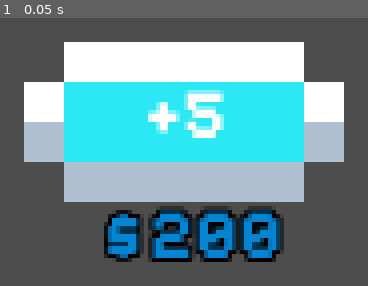
Above: before the commit, frame 1.
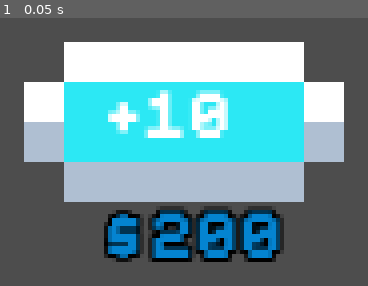
Above: after the commit, the same moment.

Repository: CAPIBARAGAMES/PushTheButton
Game: Godot game, scene res://scenas/upgrade_2.tscn
The game is run twice, just before and just after one commit, with the same random seed, the same clock (stepped at 60 frames per second) and the same inputs. This scene is started directly instead of the project's main scene.
Inputs:
- Up to frame 1 (0.05 s): no input

The runs differ from the first frame. In frame 1, 2.9% of the frame differs, in the area x 29-62%, y 26-45%.

Commit message:
Proyecto finalizado
Ya realizando el balance correcto de las variables el juego puede ser terminado en un minut, es bastante corto, pero funciona bien.

Diff:
--- a/scenas/main.tscn
+++ b/scenas/main.tscn
@@ -9,6 +9,7 @@
 [ext_resource type="Texture2D" uid="uid://bt2cfmnqgib55" path="res://assets/Card.png" id="6_ff2nf"]
 [ext_resource type="Texture2D" uid="uid://d2ois4scda6ss" path="res://assets/Slime-Sheet.png" id="7_rxt35"]
 [ext_resource type="AudioStream" uid="uid://c6ulltgpkiniw" path="res://audio/07_human_atk_sword_2.wav" id="9_a6hdd"]
+[ext_resource type="AudioStream" uid="uid://3cdnn6sfakj" path="res://audio/13 7 battle LOOP.mp3" id="10_fs1u6"]
 
 [sub_resource type="AtlasTexture" id="AtlasTexture_f4fxv"]
 atlas = ExtResource("7_rxt35")
@@ -141,4 +142,9 @@
 stream = ExtResource("9_a6hdd")
 volume_db = -10.0
 
+[node name="music_bg" type="AudioStreamPlayer" parent="."]
+stream = ExtResource("10_fs1u6")
+volume_db = -25.0
+autoplay = true
+
 [connection signal="pressed" from="HBoxContainer/PushButton" to="." method="_on_push_button_pressed"]
--- a/scenas/upgrade_1.tscn
+++ b/scenas/upgrade_1.tscn
@@ -47,6 +47,6 @@
 theme_override_colors/font_outline_color = Color(0, 0, 0, 1)
 theme_override_constants/shadow_offset_x = 0
 theme_override_constants/outline_size = 5
-text = "$50"
+text = "$10"
 
 [connection signal="pressed" from="." to="." method="_on_pressed"]
--- a/scenas/upgrade_2.tscn
+++ b/scenas/upgrade_2.tscn
@@ -19,16 +19,16 @@
 anchors_preset = 15
 anchor_right = 1.0
 anchor_bottom = 1.0
-offset_left = 2.8
-offset_top = 0.799997
-offset_right = 15.8
+offset_left = 2.0
+offset_top = 0.8
+offset_right = 26.0
 offset_bottom = 13.8
 grow_horizontal = 2
 grow_vertical = 2
 scale = Vector2(0.1, 0.1)
 size_flags_horizontal = 4
 theme = ExtResource("4_ywkpq")
-text = "+5"
+text = "+10"
 
 [node name="LabelUpgrade2" type="Label" parent="."]
 anchors_preset = 15
--- a/scenas/upgrade_3.tscn
+++ b/scenas/upgrade_3.tscn
@@ -19,24 +19,24 @@
 anchors_preset = 15
 anchor_right = 1.0
 anchor_bottom = 1.0
-offset_left = 2.4
-offset_top = 1.2
-offset_right = 26.4
-offset_bottom = 14.2
+offset_left = 2.0
+offset_top = 0.8
+offset_right = 38.0
+offset_bottom = 13.8
 grow_horizontal = 2
 grow_vertical = 2
 scale = Vector2(0.1, 0.1)
 size_flags_horizontal = 4
 theme = ExtResource("4_3mdmm")
-text = "+25"
+text = "+100"
 
 [node name="LabelUpgrade2" type="Label" parent="."]
 anchors_preset = 15
 anchor_right = 1.0
 anchor_bottom = 1.0
-offset_left = 2.0
+offset_left = 1.2
 offset_top = 4.0
-offset_right = 39.0
+offset_right = 50.2
 offset_bottom = 17.0
 grow_horizontal = 2
 grow_vertical = 2
@@ -46,6 +46,6 @@
 theme_override_colors/font_color = Color(0.0156863, 0.517647, 0.819608, 1)
 theme_override_colors/font_outline_color = Color(0, 0, 0, 1)
 theme_override_constants/outline_size = 4
-text = "$800"
+text = "$1500"
 
 [connection signal="pressed" from="." to="." method="_on_pressed"]
--- a/scenas/upgrade_4.tscn
+++ b/scenas/upgrade_4.tscn
@@ -28,7 +28,7 @@
 scale = Vector2(0.1, 0.1)
 size_flags_horizontal = 4
 theme = ExtResource("4_r4s4l")
-text = "+125"
+text = "+500"
 
 [node name="LabelUpgrade2" type="Label" parent="."]
 anchors_preset = 15
@@ -46,6 +46,6 @@
 theme_override_colors/font_color = Color(0.0156863, 0.517647, 0.819608, 1)
 theme_override_colors/font_outline_color = Color(0, 0, 0, 1)
 theme_override_constants/outline_size = 4
-text = "$3200"
+text = "$5000"
 
 [connection signal="pressed" from="." to="." method="_on_pressed"]
--- a/scenas/upgrade_5.tscn
+++ b/scenas/upgrade_5.tscn
@@ -19,16 +19,16 @@
 anchors_preset = 15
 anchor_right = 1.0
 anchor_bottom = 1.0
-offset_left = 1.6
-offset_top = 0.7
-offset_right = 37.6
-offset_bottom = 13.7
+offset_left = 1.2
+offset_top = 1.2
+offset_right = 48.2
+offset_bottom = 14.2
 grow_horizontal = 2
 grow_vertical = 2
 scale = Vector2(0.1, 0.1)
 size_flags_horizontal = 4
 theme = ExtResource("4_w5yuh")
-text = "+625"
+text = "+2000"
 
 [node name="LabelUpgrade2" type="Label" parent="."]
 anchors_preset = 15
@@ -46,6 +46,6 @@
 theme_override_colors/font_color = Color(0.0156863, 0.517647, 0.819608, 1)
 theme_override_colors/font_outline_color = Color(0, 0, 0, 1)
 theme_override_constants/outline_size = 4
-text = "$12800"
+text = "$20000"
 
 [connection signal="pressed" from="." to="." method="_on_pressed"]
--- a/scenas/upgrade_6.tscn
+++ b/scenas/upgrade_6.tscn
@@ -28,7 +28,7 @@
 scale = Vector2(0.1, 0.1)
 size_flags_horizontal = 4
 theme = ExtResource("4_1t26t")
-text = "+3125"
+text = "+5000"
 
 [node name="LabelUpgrade2" type="Label" parent="."]
 anchors_preset = 15
@@ -46,6 +46,6 @@
 theme_override_colors/font_color = Color(0.0156863, 0.517647, 0.819608, 1)
 theme_override_colors/font_outline_color = Color(0, 0, 0, 1)
 theme_override_constants/outline_size = 4
-text = "$51200"
+text = "$50000"
 
 [connection signal="pressed" from="." to="." method="_on_pressed"]
--- a/scripts/GLOBAL.gd
+++ b/scripts/GLOBAL.gd
@@ -3,26 +3,26 @@
 	pass
 
 #Control
-var score: int = 51198;
+var score: int = 0;
 var val_for_click = 1;
 var max_score = 100
 
 
 #Mejoras
 const UPGRADE_1: int = 1;
-const UPGRADE_2: int = 5;
-const UPGRADE_3: int = 25;
-const UPGRADE_4: int = 125;
-const UPGRADE_5: int = 625;
-const UPGRADE_6: int = 3125;
+const UPGRADE_2: int = 10;
+const UPGRADE_3: int = 100;
+const UPGRADE_4: int = 500;
+const UPGRADE_5: int = 2000;
+const UPGRADE_6: int = 5000;
 
 #costo de mejoras
-var cost_upgrade_1: int = 50;
+var cost_upgrade_1: int = 10;
 var cost_upgrade_2: int = 200;
-var cost_upgrade_3: int = 800;
-var cost_upgrade_4: int = 3200;
-var cost_upgrade_5: int = 12800;
-var cost_upgrade_6: int = 51200;
+var cost_upgrade_3: int = 1500;
+var cost_upgrade_4: int = 5000;
+var cost_upgrade_5: int = 20000;
+var cost_upgrade_6: int = 50000;
 
 #control de upgrades
 var actualizacionupgrade = false
@@ -33,7 +33,6 @@
 func score_min():
 	if score <= 0:
 		score = 0
-
 
 
 
--- a/scripts/main.gd
+++ b/scripts/main.gd
@@ -21,6 +21,8 @@
 #Aumenta el escore y llama funcion para actualizar
 func _on_push_button_pressed():
 	Global.score += Global.val_for_click
+	if Global.score >= 1000001:
+		Global.score = 1000000
 	$slime.play("damage")
 	$espada.play()
 	if new_button1 == false:
@@ -36,16 +38,18 @@
 	if new_button6 == false:
 		new_up_button6()
 	score_update()
-
 #Actualiza la label de score
 func score_update():
 	%score.text = "SLIME:" + str(Global.score)
+	if Global.score == 1000000:
+		%score.text = "Thanks
+		for playing!"
 
 
 
 #Aparece un nuevo bonton de mejora
 func new_up_button1():
-	if Global.score >= 50:
+	if Global.score >= 10:
 		var spawn_buton_1 = up_1.instantiate()
 		add_child(spawn_buton_1)
 		print("nuevo boton")
@@ -62,7 +66,7 @@
 		Global.get_main_score()
 
 func new_up_button3():
-	if Global.score >= 800:
+	if Global.score >= 1500:
 		var spawn_buton_3 = up_3.instantiate()
 		add_child(spawn_buton_3)
 		print("nuevo boton")
@@ -71,7 +75,7 @@
 
 
 func new_up_button4():
-	if Global.score >= 3200:
+	if Global.score >= 5000:
 		var spawn_buton_4 = up_4.instantiate()
 		add_child(spawn_buton_4)
 		print("nuevo boton")
@@ -79,7 +83,7 @@
 		Global.get_main_score()
 
 func new_up_button5():
-	if Global.score >= 12800:
+	if Global.score >= 20000:
 		var spawn_buton_5 = up_5.instantiate()
 		add_child(spawn_buton_5)
 		print("nuevo boton")
@@ -87,7 +91,7 @@
 		Global.get_main_score()
 
 func new_up_button6():
-	if Global.score >= 51200:
+	if Global.score >= 50000:
 		var spawn_buton_6 = up_6.instantiate()
 		add_child(spawn_buton_6)
 		print("nuevo boton")
Not shown, added: audio/13 7 battle LOOP.mp3.import
Not shown: 1 places in scenas/main.tscn that only renumber resources
Not shown, added: audio/13 7 battle LOOP.mp3
